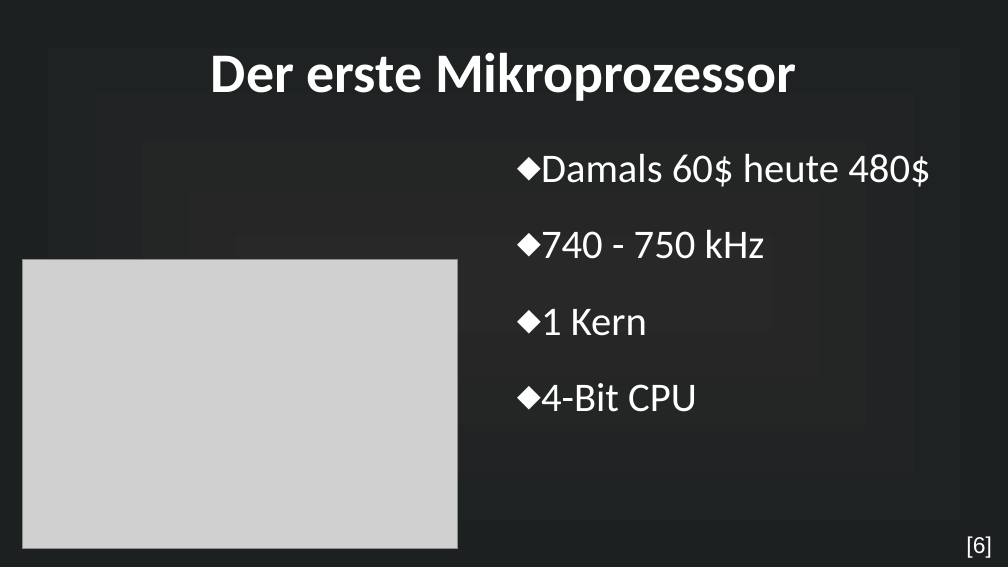
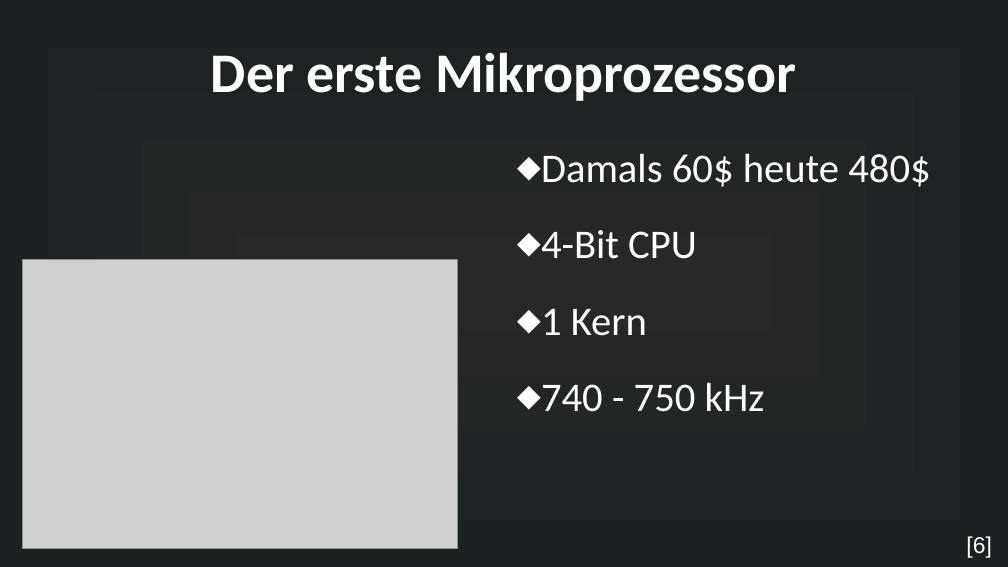
Before and after one commit to MuffinKran24/IMP_GFS, a slide deck: slide 11 of Mikrocontroller_GFS.odp. Drawn at 1008x567 pixels with LibreOffice and Linux fonts; fonts in the diff are those of the drawing; grey boxes stand for pictures. Boxes give left, top, right and bottom in pixels: in the first picture for what was removed or moved away, otherwise in the second. Text is boxed around its words. In the diff, an @@ line names an element or a change of style, - is before the commit and + after.

```diff
--- a/Mikrocontroller_GFS.odp
+++ b/Mikrocontroller_GFS.odp
@@ text at [541,230,697,336]: paragraphs added @@
+⬥ 4-Bit CPU
+⬥ 1 Kern
@@ text at [541,309,697,412]: paragraphs removed @@
-⬥ 1 Kern
-⬥ 4-Bit CPU
```
Also in this commit, not shown: 6 other slides changed, 4 slides added, 3 slides removed, 47 other files.
